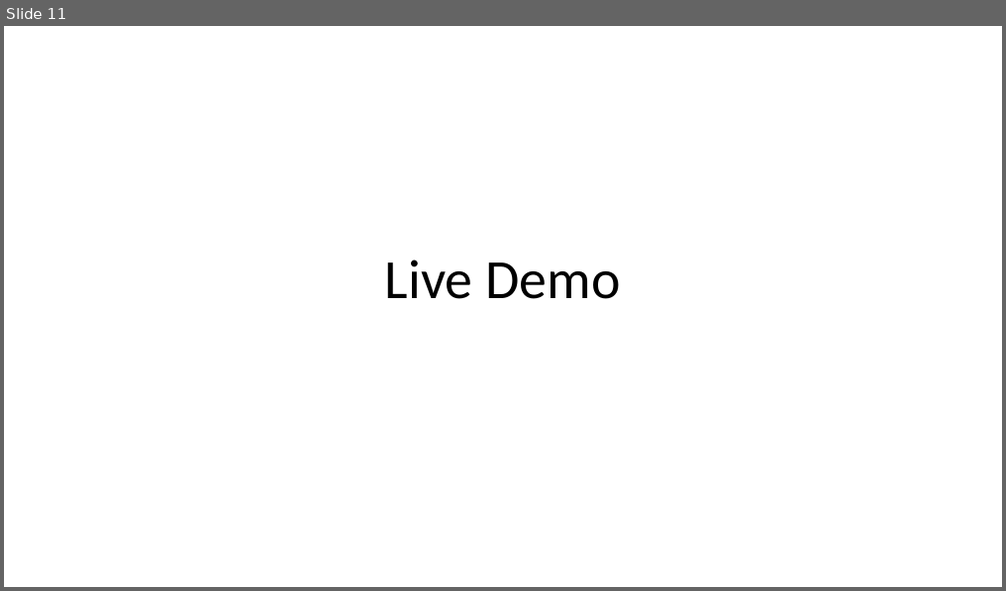
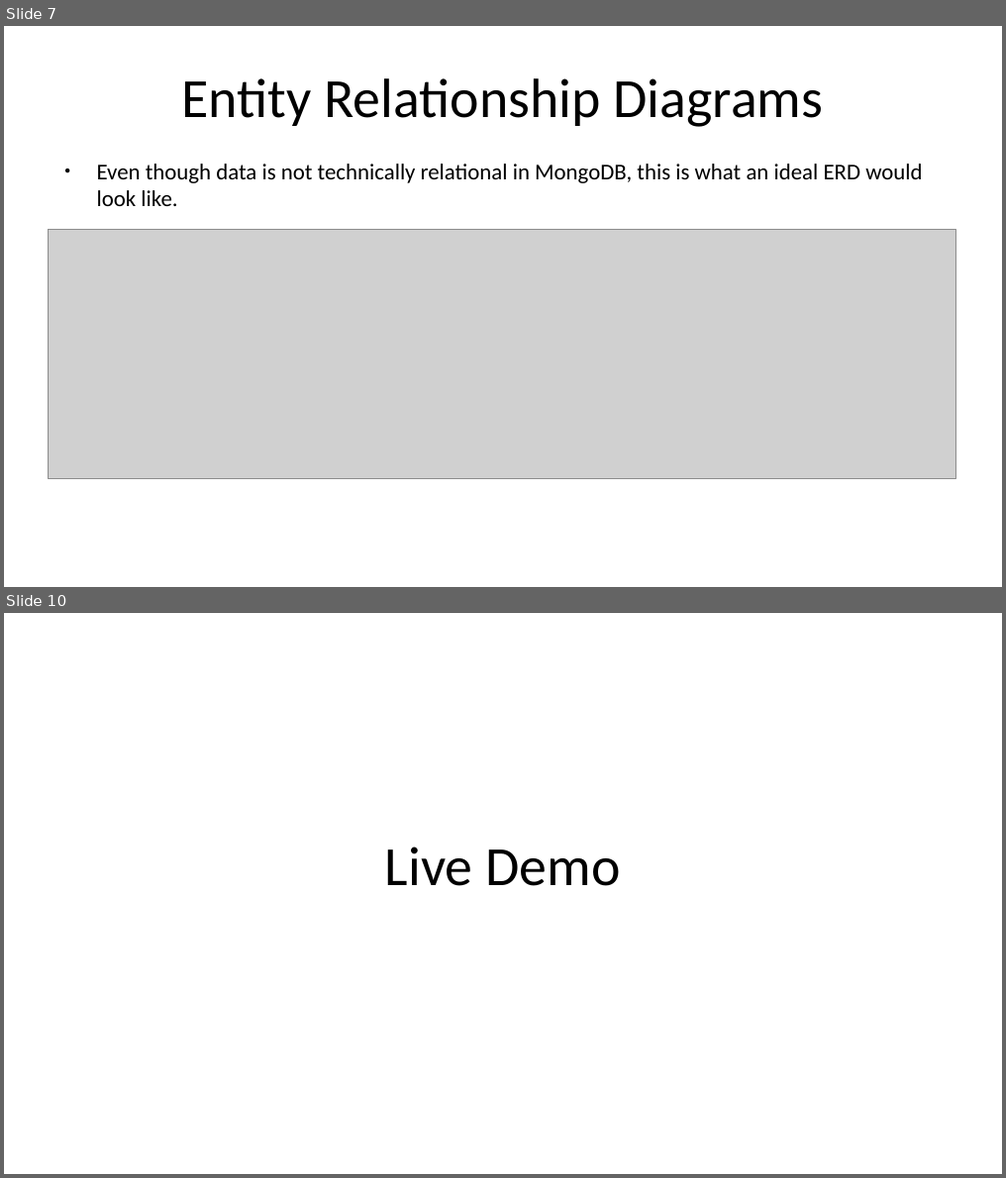
Before and after one commit to Peter-Dagley/Movie-Website, a slide deck: Documentation/Cinema Project Presentation.odp. Shown one above the other, each under a label of ours: slide 11 before the commit, slides 7 and 10 after it; the slides between them are not shown. The pictures are 1006x591 and 1006x1178 pixels, drawn with LibreOffice and Linux fonts; fonts in the diff are those of the drawing; grey boxes stand for pictures. Boxes give left, top, right and bottom in pixels: in the first picture for what was removed or moved away, otherwise in the second. Text is boxed around its words. In the diff, an @@ line names an element or a change of style, - is before the commit and + after.

```diff
--- a/Documentation/Cinema Project Presentation.odp
+++ b/Documentation/Cinema Project Presentation.odp
@@ slide 7 added at (x1=4, y1=26, x2=1002, y2=587), background #FFFFFF @@
@@ title added at (x1=182, y1=78, x2=823, y2=127), 44 pt, text #000000 @@
+Entity Relationship Diagrams
@@ text added at (x1=97, y1=164, x2=922, y2=206), 18 pt, text #000000 @@
+● Even though data is not technically relational in MongoDB, this is what an ideal ERD would look like.
@@ picture added at (x1=48, y1=229, x2=955, y2=478) @@
@@ what was slide 11 is now slide 10 @@
```
Also in this commit, not shown: 7 slides changed, 4 other slides added, 6 slides removed.
